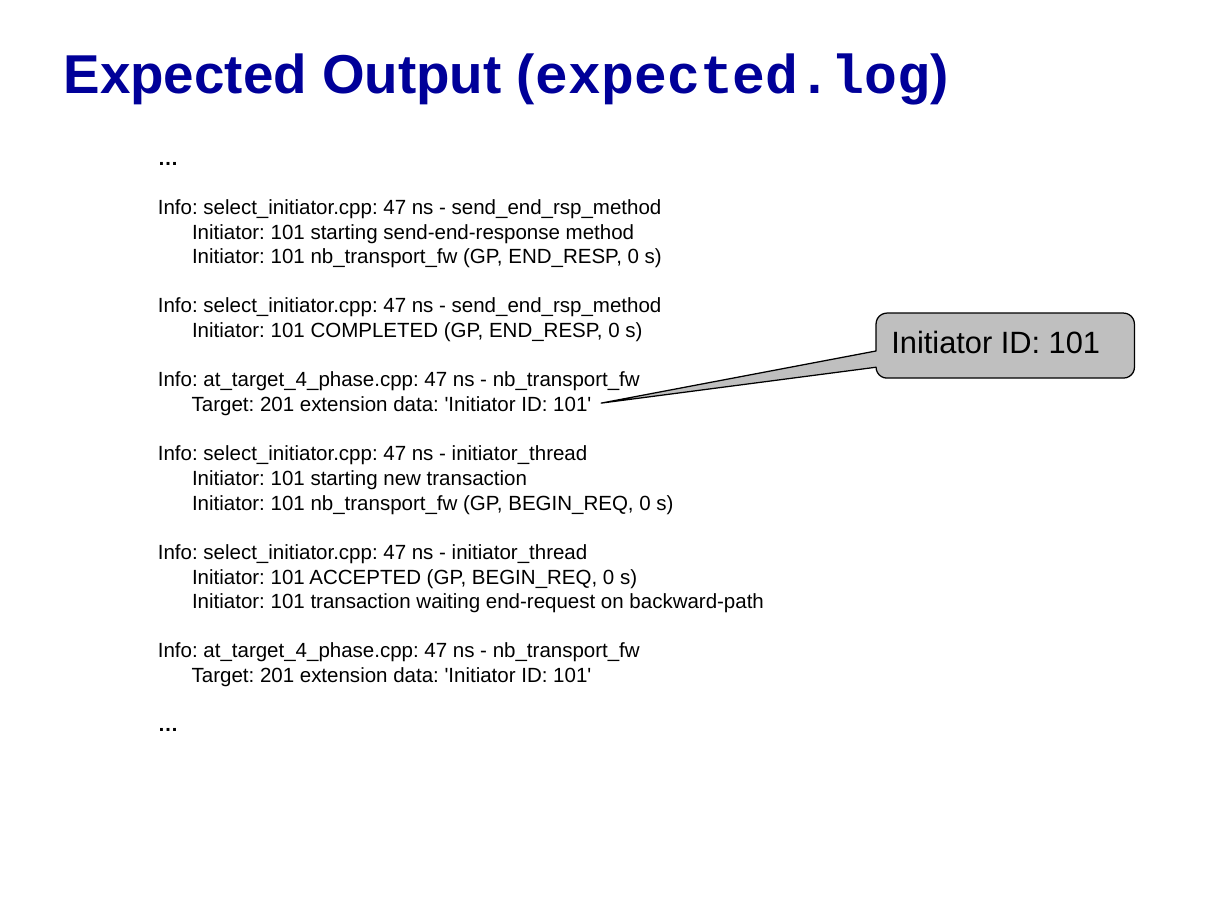
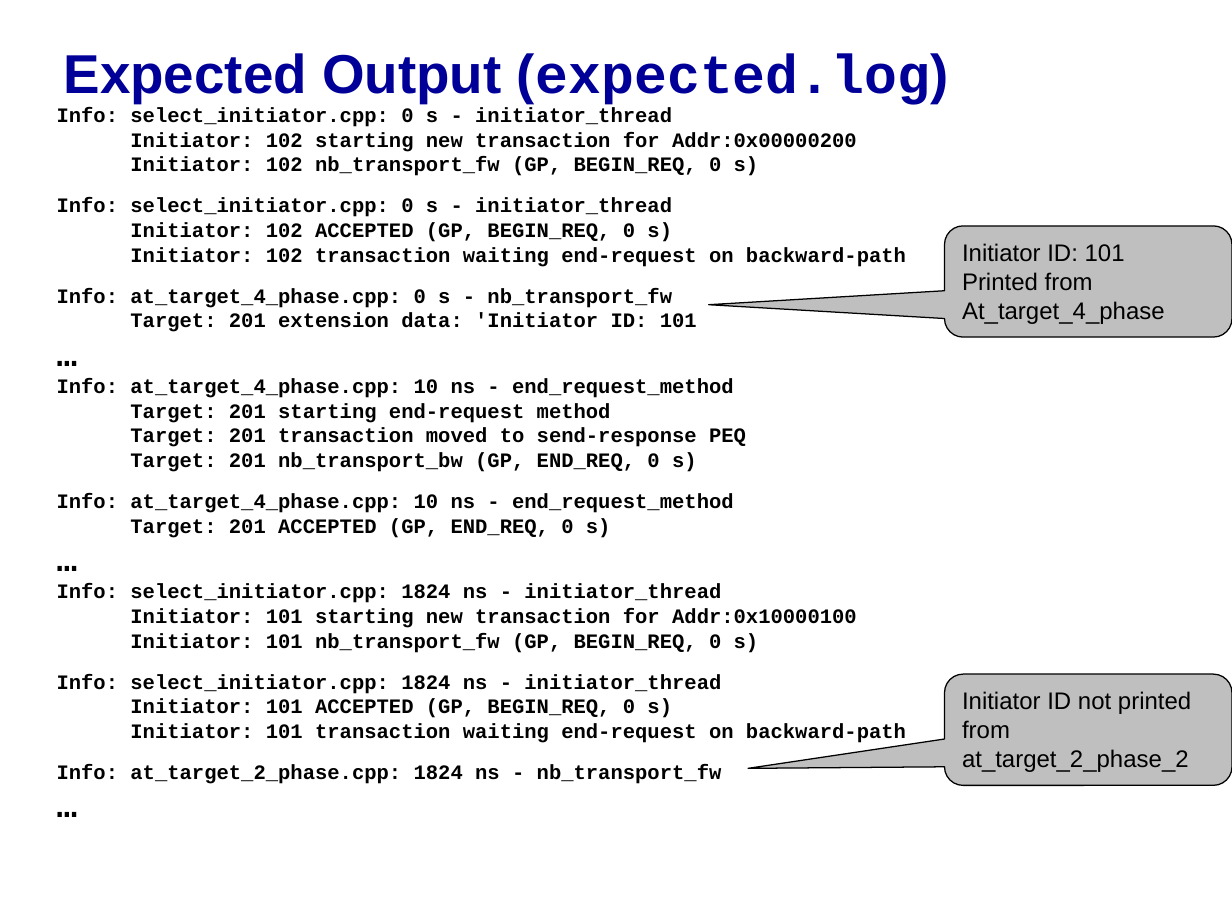
Before and after one commit to accellera-official/systemc, a slide deck: slide 6 of examples/tlm/at_extension_optional/docs/at_extension_optional_example.ppt. Drawn at 1232x924 pixels with LibreOffice and Linux fonts; fonts in the diff are those of the drawing; background and template pictures are left out. Boxes give left, top, right and bottom in pixels: in the first picture for what was removed or moved away, otherwise in the second. Text is boxed around its words. In the diff, an @@ line names an element or a change of style, - is before the commit and + after.

```diff
--- a/examples/tlm/at_extension_optional/docs/at_extension_optional_example.ppt
+++ b/examples/tlm/at_extension_optional/docs/at_extension_optional_example.ppt
@@ text "Info: select_initiator.cpp: 0 s - ...": place and size @@
-text "Info: select_initiator.cpp: 0 s - ..." at [158,199,763,687]
+text "Info: select_initiator.cpp: 0 s - ..." at [57,108,906,784]
@@ text at [57,108,906,332]: paragraphs added @@
+Info: select_initiator.cpp: 0 s - initiator_thread
+Initiator: 102 starting new transaction for Addr:0x00000200
+Initiator: 102 nb_transport_fw (GP, BEGIN_REQ, 0 s)
+Info: select_initiator.cpp: 0 s - initiator_thread
+Initiator: 102 ACCEPTED (GP, BEGIN_REQ, 0 s)
+Initiator: 102 transaction waiting end-request on backward-path
+Info: at_target_4_phase.cpp: 0 s - nb_transport_fw
+Target: 201 extension data: 'Initiator ID: 101
@@ rounded speech box "Initiator ID: 101": place and size @@
-rounded speech box "Initiator ID: 101" at [876,313,1135,378]
+rounded speech box "Initiator ID: 101" at [945,225,1232,336]
@@ rounded speech box "Initiator ID: 101" at [945,225,1232,336]: proportions changed @@
@@ text in rounded speech box at [962,243,1125,261]: size 18 to 14 pt in "Initiator ID: 101" @@
@@ text in rounded speech box at [962,272,1165,324]: paragraphs added @@
+Printed from
+At_target_4_phase
@@ text at [57,379,857,628]: text changed; font Arial to Courier New; bold on @@
-Info: select_initiator.cpp: 47 ns - send_end_rsp_method
-Initiator: 101 starting send-end-response method
-Initiator: 101 nb_transport_fw (GP, END_RESP, 0 s)
-Info: select_initiator.cpp: 47 ns - send_end_rsp_method
-Initiator: 101 COMPLETED (GP, END_RESP, 0 s)
-Info: at_target_4_phase.cpp: 47 ns - nb_transport_fw
-Target: 201 extension data: 'Initiator ID: 101'
-Info: select_initiator.cpp: 47 ns - initiator_thread
-Initiator: 101 starting new transaction
+Info: at_target_4_phase.cpp: 10 ns - end_request_method
+Target: 201 starting end-request method
+Target: 201 transaction moved to send-response PEQ
+Target: 201 nb_transport_bw (GP, END_REQ, 0 s)
+Info: at_target_4_phase.cpp: 10 ns - end_request_method
+Target: 201 ACCEPTED (GP, END_REQ, 0 s)
+…
+Info: select_initiator.cpp: 1824 ns - initiator_thread
+Initiator: 101 starting new transaction for Addr:0x10000100
@@ text at [130,633,906,743]: size 12 to 20 pt in "…", "…"; font Arial to Courier New in "…", "Initiator: 101 nb_transport_fw (GP, BEGIN_REQ, 0 s)", "Initiator: 101 ACCEPTED (GP, BEGIN_REQ, 0 s)", "Initiator: 101 transaction waiting end-request on backward-p ..." and 1 more places; bold on in "Initiator: 101 nb_transport_fw (GP, BEGIN_REQ, 0 s)", "Initiator: 101 ACCEPTED (GP, BEGIN_REQ, 0 s)", "Initiator: 101 transaction waiting end-request on backward-p ..." @@
@@ text at [57,674,721,694]: text changed; font Arial to Courier New; bold on @@
-Info: select_initiator.cpp: 47 ns - initiator_thread
+Info: select_initiator.cpp: 1824 ns - initiator_thread
@@ rounded speech box added at [945,674,1232,785], fill #BFBFBF, outline #000000 0.74 pt, 14 pt, text #000000 @@
+Initiator ID not printed from at_target_2_phase_2
@@ text at [57,764,722,784]: text changed; font Arial to Courier New; bold on @@
-Info: at_target_4_phase.cpp: 47 ns - nb_transport_fw
-Target: 201 extension data: 'Initiator ID: 101'
+Info: at_target_2_phase.cpp: 1824 ns - nb_transport_fw
```
Also in this commit, not shown: 2 other slides changed, 2 slides removed, 32 other files.
